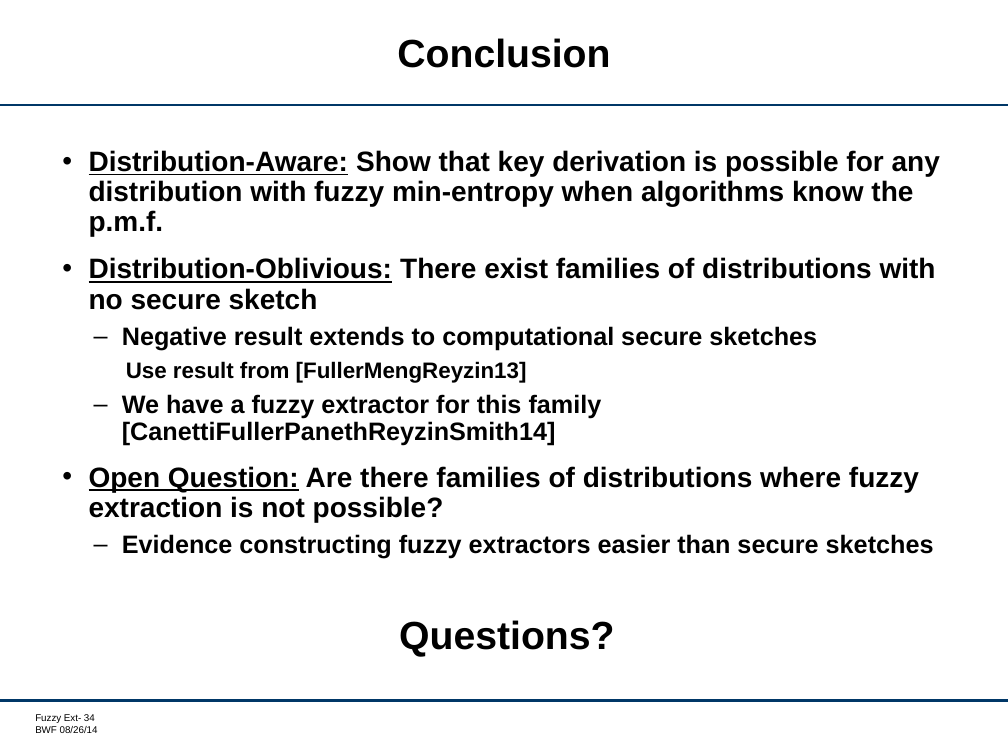
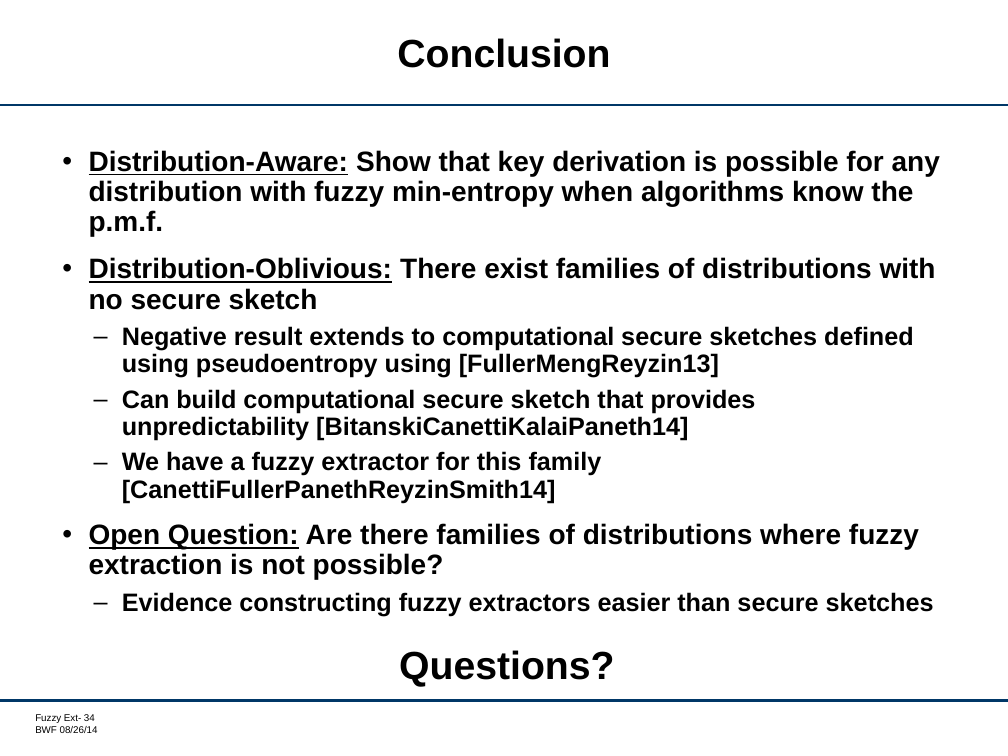
Before and after one commit to xianruimeng/comp-fuzzy-ext, a slide deck: slide 34 of info-bounds/WhenPossible.pptx. Drawn at 1008x756 pixels with LibreOffice and Linux fonts; fonts in the diff are those of the drawing; background and template pictures are left out. Boxes give left, top, right and bottom in pixels: in the first picture for what was removed or moved away, otherwise in the second. Text is boxed around its words. In the diff, an @@ line names an element or a change of style, - is before the commit and + after.

```diff
--- a/info-bounds/WhenPossible.pptx
+++ b/info-bounds/WhenPossible.pptx
@@ text at bbox=[122, 326, 914, 441]: text changed @@
-  – Negative result extends to computational secure sketches
-    Use result from [FullerMengReyzin13]
+  – Negative result extends to computational secure sketches defined using pseudoentropy using [FullerMengReyzin13]
+  – Can build computational secure sketch that provides unpredictability [BitanskiCanettiKalaiPaneth14]
@@ text "Questions?": place and size @@
-text "Questions?" at bbox=[399, 620, 614, 657]
+text "Questions?" at bbox=[399, 650, 614, 687]
```
Also in this commit, not shown: 1 other file.
